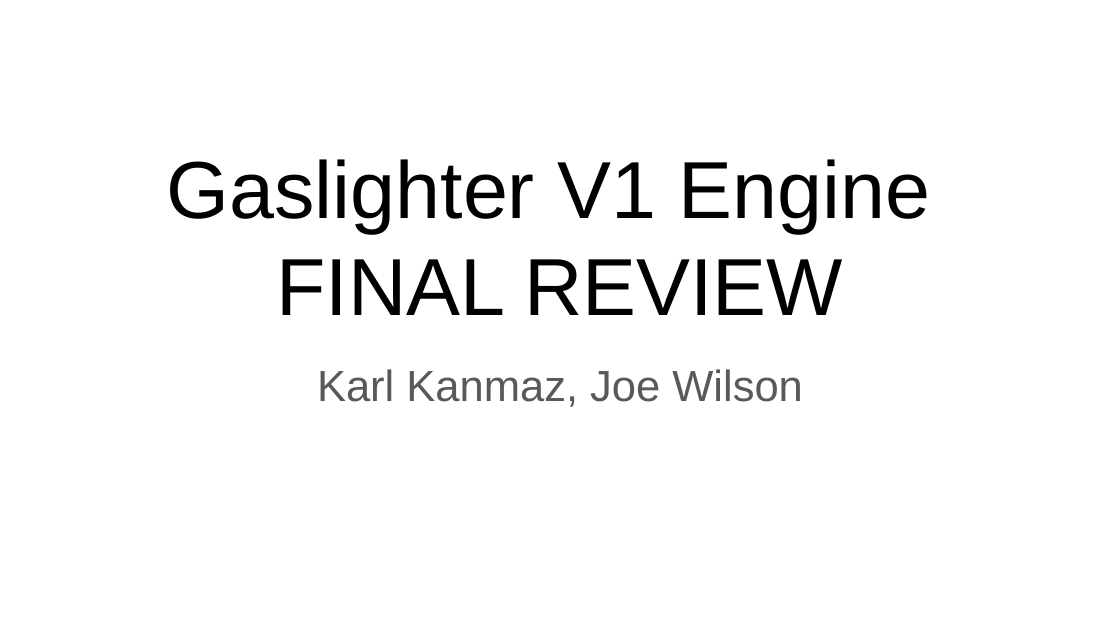
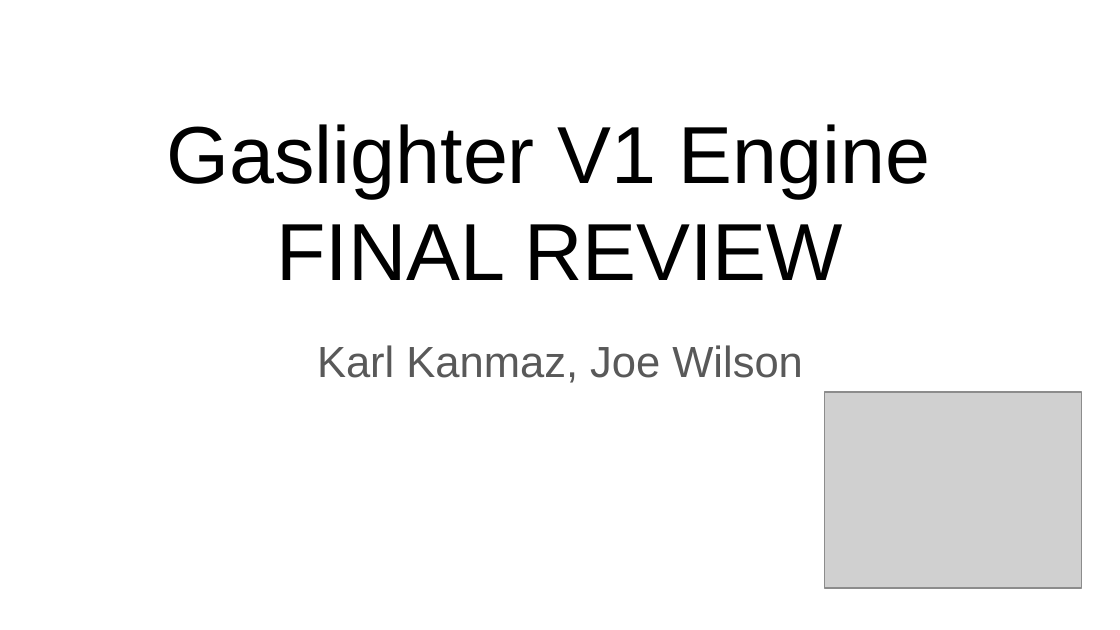
Before and after one commit to ControlSoup/Thrusty, a slide deck: slide 1 of projects/nitrious_engine/presentations/Review.odp. Drawn at 1120x630 pixels with LibreOffice and Linux fonts; fonts in the diff are those of the drawing; grey boxes stand for pictures. Boxes give left, top, right and bottom in pixels: in the first picture for what was removed or moved away, otherwise in the second. Text is boxed around its words. In the diff, an @@ line names an element or a change of style, - is before the commit and + after.

```diff
--- a/projects/nitrious_engine/presentations/Review.odp
+++ b/projects/nitrious_engine/presentations/Review.odp
@@ title "Gaslighter V1 Engine": place and size @@
-title "Gaslighter V1 Engine" at [167, 159, 930, 315]
+title "Gaslighter V1 Engine" at [167, 124, 930, 280]
@@ subtitle "Karl Kanmaz, Joe Wilson": place and size @@
-subtitle "Karl Kanmaz, Joe Wilson" at [317, 369, 803, 407]
+subtitle "Karl Kanmaz, Joe Wilson" at [317, 345, 803, 383]
@@ picture added at [824, 392, 1082, 588] @@
```
Also in this commit, not shown: 5 other slides changed, 1 slide removed.
